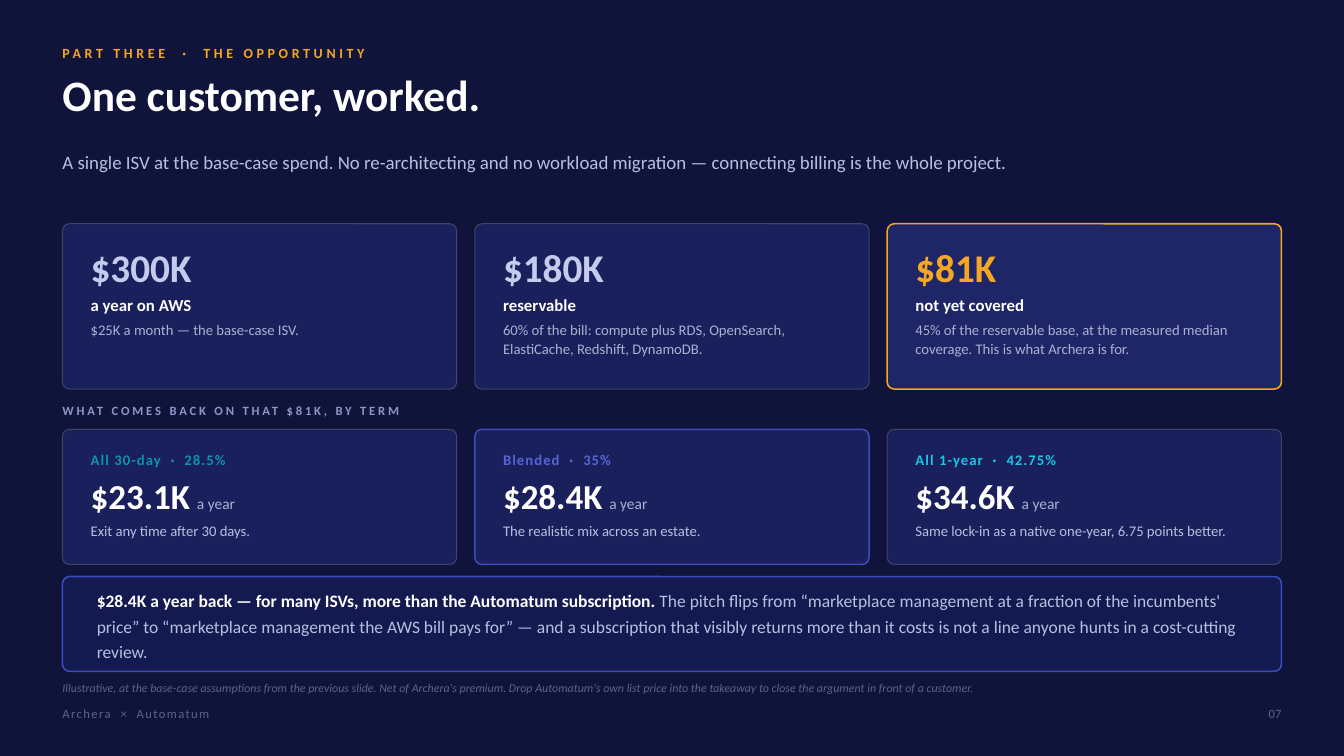
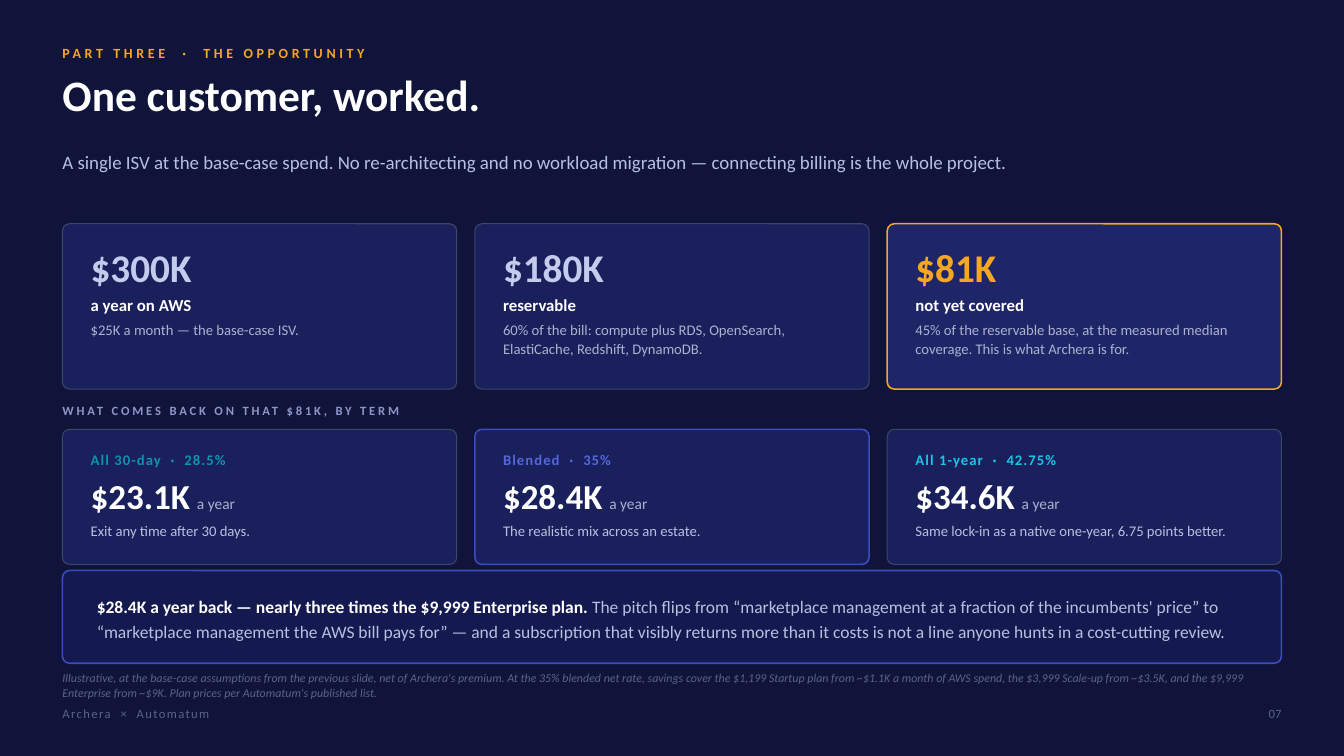
Before and after one commit to KianteEvans/barberbook, a slide deck: slide 7 of decks/Archera-for-Automatum.pptx. Drawn at 1344x756 pixels with LibreOffice and Linux fonts; fonts in the diff are those of the drawing. Boxes give left, top, right and bottom in pixels: in the first picture for what was removed or moved away, otherwise in the second. Text is boxed around its words. In the diff, an @@ line names an element or a change of style, - is before the commit and + after.

```diff
--- a/decks/Archera-for-Automatum.pptx
+++ b/decks/Archera-for-Automatum.pptx
@@ rounded rectangle: place and size @@
-rounded rectangle at [63, 577, 1281, 671]
+rounded rectangle at [63, 571, 1281, 663]
@@ rounded rectangle at [63, 571, 1281, 663]: proportions changed @@
@@ text at [97, 600, 1225, 641]: text changed @@
-$28.4K a year back — for many ISVs, more than the Automatum subscription. The pitch flips from “marketplace management at a fraction of the incumbents' price” to “marketplace management the AWS bill pays for” — and a subscription that visibly returns more than it costs is not a line anyone hunts in a cost-cutting review.
+$28.4K a year back — nearly three times the $9,999 Enterprise plan. The pitch flips from “marketplace management at a fraction of the incumbents' price” to “marketplace management the AWS bill pays for” — and a subscription that visibly returns more than it costs is not a line anyone hunts in a cost-cutting review.
@@ text at [62, 674, 1243, 699]: text changed @@
-Illustrative, at the base-case assumptions from the previous slide. Net of Archera's premium. Drop Automatum's own list price into the takeaway to close the argument in front of a customer.
+Illustrative, at the base-case assumptions from the previous slide, net of Archera's premium. At the 35% blended net rate, savings cover the $1,199 Startup plan from ~$1.1K a month of AWS spend, the $3,999 Scale-up from ~$3.5K, and the $9,999 Enterprise from ~$9K. Plan prices per Automatum's published list.
```
Also in this commit, not shown: 3 other slides changed, 2 other files.
